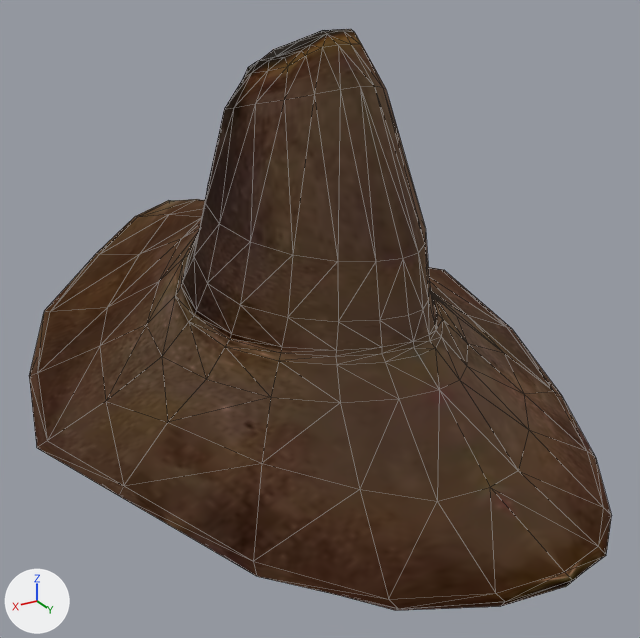
Two versions of the glTF model assets/models/CZAPKA.glb, one commit apart.
Camera for both pictures: a 50 mm lens placed at (0.342, 0.565, 0.288), pointed at (0.007, 0.005, 0.008). Lighting does not change. The marker at lower left points along +X, +Y and +Z. Mesh edges are drawn as thin lines.

Script lines for the objects in view, before the commit:
```python
mat_m_medieval_hat = principled_material('M_MEDIEVAL_HAT')
mat_m_medieval_hat.texture = img_hat
mat_m_medieval_hat.metallic = 1.0
mat_m_medieval_hat.roughness = 1.0
me_mesh = bpy.data.meshes.new('Mesh')
me_mesh.from_pydata(...)  # 426 vertices, 848 faces; spans x -0.233..0.231, y -0.324..0.283, z -0.092..0.227
me_mesh.materials.append(mat_m_medieval_hat)  # picture img_hat
ob_mesh = bpy.data.objects.new('Mesh', me_mesh)
ob_mesh.location = (0.0, 0.0, 0.0)
```
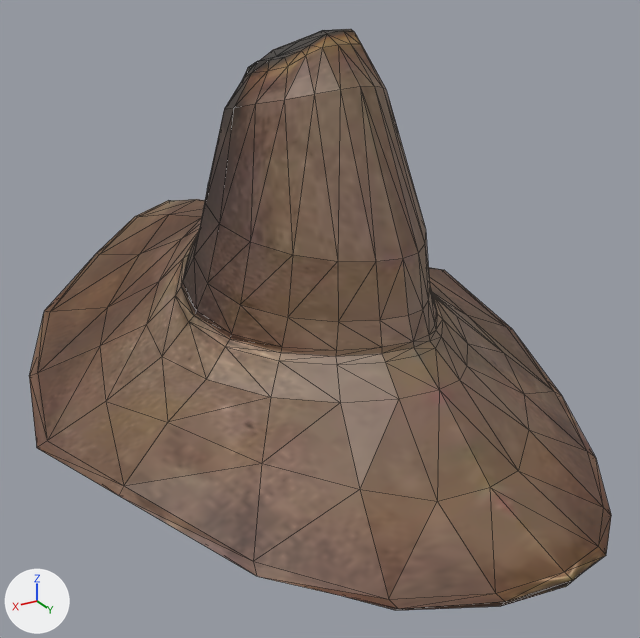
Boxes [x1, y1, x2, y2] around the edits, measured in the pictures (640 x 638 px):
'Mesh', surface changed
    both: [29, 29, 612, 611]

Patch to the scene script:
```diff
--- a/assets/models/CZAPKA.glb.py
+++ b/assets/models/CZAPKA.glb.py
@@ mat_m_medieval_hat @@
 mat_m_medieval_hat.texture = img_hat
-mat_m_medieval_hat.metallic = 1.0
-mat_m_medieval_hat.roughness = 1.0
```
